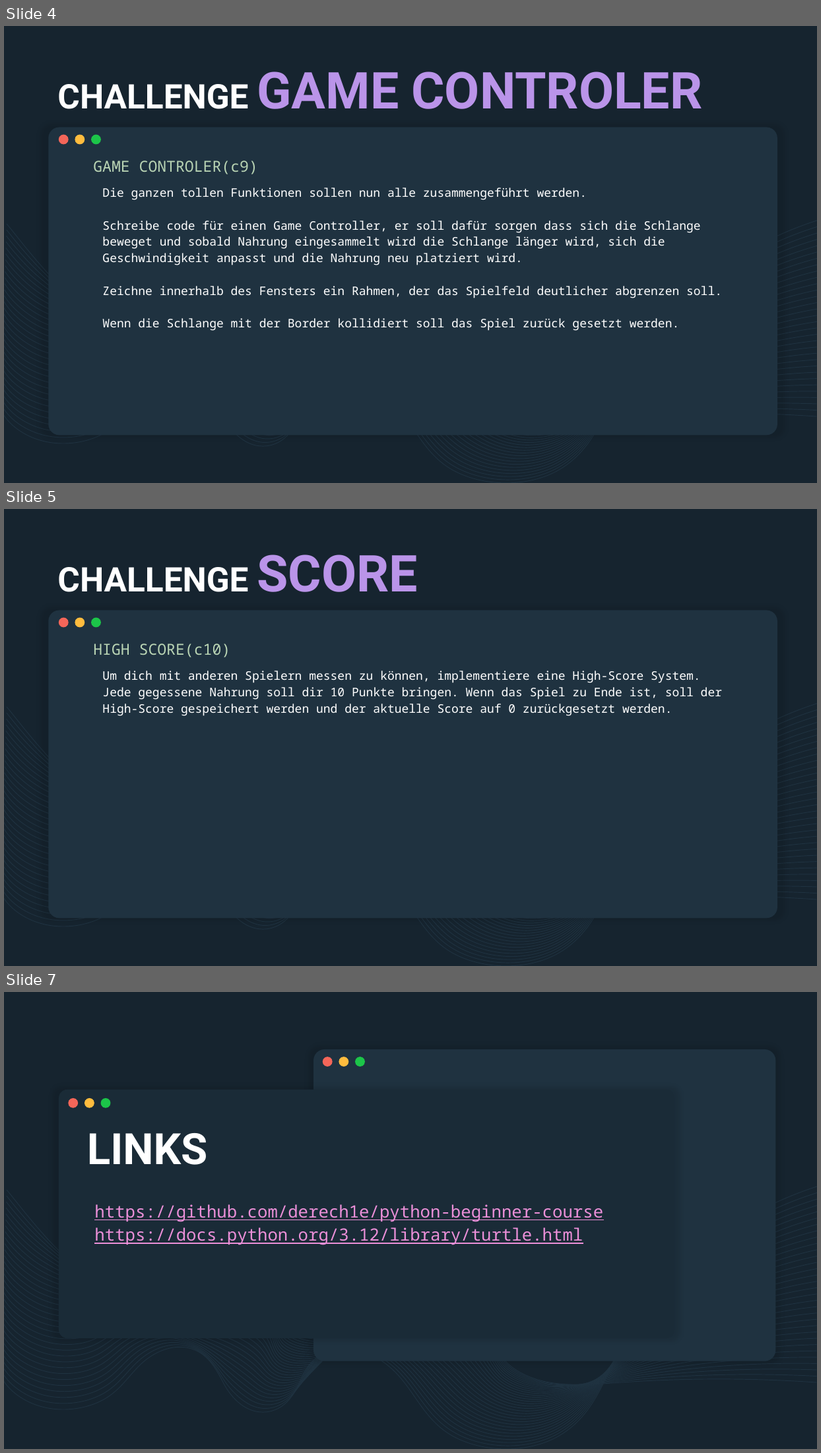
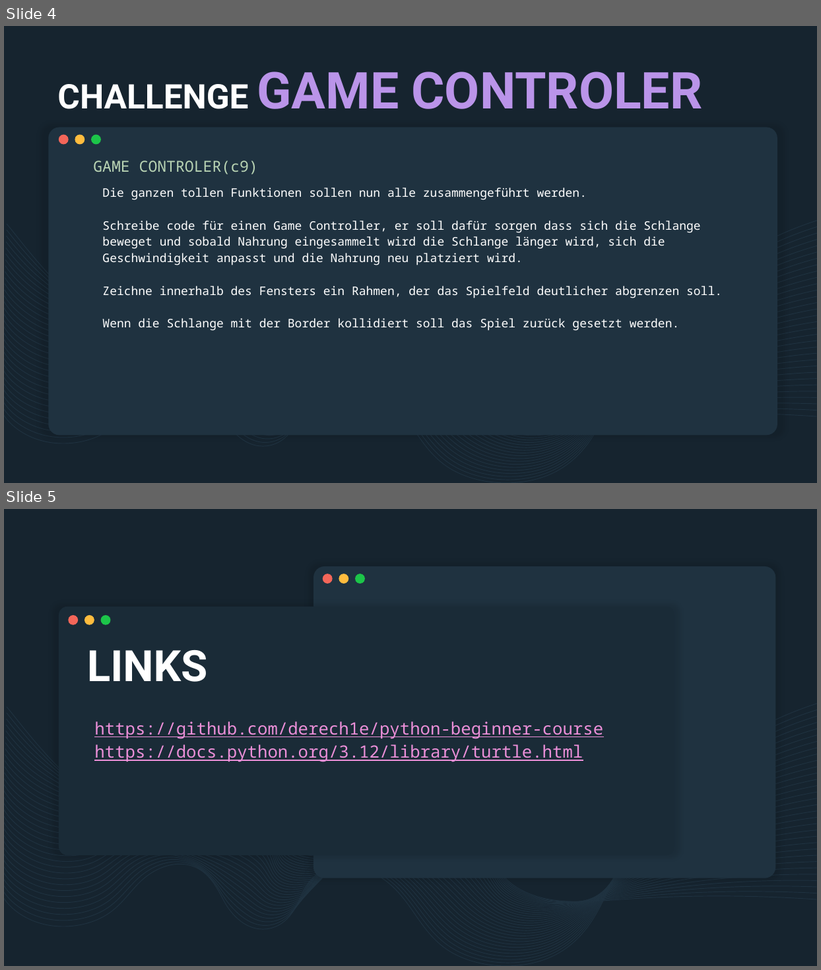
Before and after one commit to derech1e/python-beginner-course, a slide deck: 009/lesson_9.pptx. Shown one above the other, each under a label of ours: slides 4, 5 and 7 before the commit, slides 4 and 5 after it; the slides between them are not shown. The pictures are 821x1453 and 821x970 pixels, drawn with LibreOffice and Linux fonts; fonts in the diff are those of the drawing. Boxes give left, top, right and bottom in pixels: in the first picture for what was removed or moved away, otherwise in the second. Text is boxed around its words. In the diff, an @@ line names an element or a change of style, - is before the commit and + after.

```diff
--- a/009/lesson_9.pptx
+++ b/009/lesson_9.pptx
@@ slide 5 removed at (4, 509, 817, 966), background #16242F; not listed: 36 template elements that a slide beside it also shows @@
@@ title removed at (57, 555, 417, 592) @@
-CHALLENGE SCORE
@@ subtitle removed at (93, 644, 231, 657) @@
-HIGH SCORE(c10)
@@ text removed at (102, 671, 722, 716) @@
-Um dich mit anderen Spielern messen zu können, implementiere eine High-Score System. Jede gegessene Nahrung soll dir 10 Punkte bringen. Wenn das Spiel zu Ende ist, soll der High-Score gespeichert werden und der aktuelle Score auf 0 zurückgesetzt werden.
@@ what was slide 7 is now slide 5 @@
```
Also in this commit, not shown: 1 other slide removed, 13 other files.
